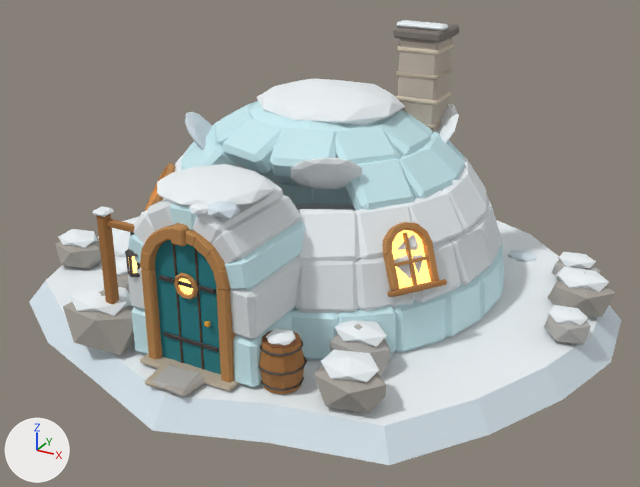
Two versions of the glTF model Models/homes/snow_dome_exterior.glb, one commit apart.
Both versions are drawn from a 50 mm lens placed at (5.02, -9.19, 4.95), pointed at (0.17, -0.37, 0.54). Lighting does not change. The marker at lower left points along +X, +Y and +Z. The first picture is the older version. Where no turn or scale is listed for an object, it has been applied to the vertices. Vertices at exactly the same position are counted once.

Objects in the first picture: 'snow_dome_exterior', 'snow_dome_exterior_roof'.
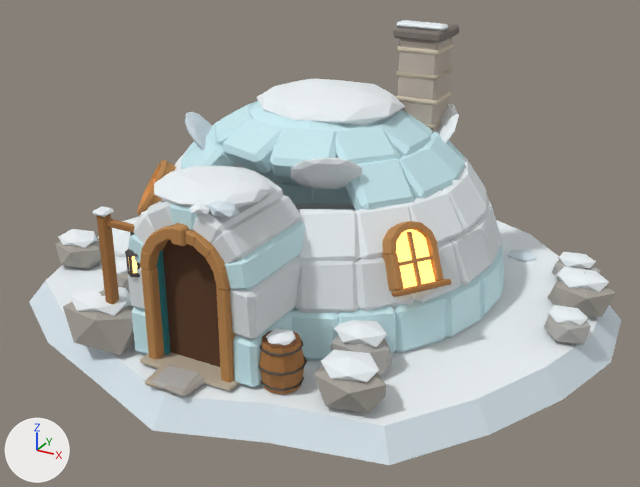
Location of each change, [x1, y1, x2, y2] in pixels of the pictures (640 x 487 px; the box of a moved part takes in the faces that stretch with it):
'part_door_leaf', added (cyan)
    after: [156, 250, 171, 355]
    faces in mat_tint_door__teal: [156, 250, 171, 355]
part 1 of me_snow_dome_exterior, moved or reshaped
    before: [392, 230, 431, 289]
    after: [396, 229, 435, 289]
part 2 of me_snow_dome_exterior, moved or reshaped
    before: [403, 232, 417, 286]
    after: [407, 232, 422, 285]
part 3 of me_snow_dome_exterior, moved or reshaped
    before: [395, 256, 429, 267]
    after: [399, 256, 433, 266]
part 4 of me_snow_dome_exterior, moved or reshaped
    before: [387, 279, 447, 297]
    after: [391, 279, 451, 297]
part 5 of me_snow_dome_exterior, rebuilt
    before: [335, 320, 387, 347]
    after: [334, 320, 387, 347]
part 6 of me_snow_dome_exterior, rebuilt (mostly hidden)
    before: [117, 274, 130, 294]
    after: [116, 272, 130, 294]
part 7 of me_snow_dome_exterior, rebuilt (not visible before)
    after: [163, 240, 220, 367]
part 8 of me_snow_dome_exterior, deleted
    before: [159, 222, 439, 370]
part 9 of me_snow_dome_exterior, reshaped
    before: [155, 164, 390, 376]
    after: [154, 166, 444, 376]
part 10 of me_snow_dome_exterior, moved or reshaped
    before: [115, 163, 176, 275]
    after: [115, 160, 176, 274]

The change, as a list of edits to the scene's bpy script:
```text
Change me_snow_dome_exterior:
    used by ob_snow_dome_exterior; location = (0.0, 0.0, 0.0)
    remove me_snow_dome_exterior.from_pydata(...)  # 3456 vertices, 6296 faces; spans x -3.68..3.72, y -3.54..3.51, z -0.32..1.99
    add me_snow_dome_exterior.from_pydata(...)  # 3318 vertices, 6024 faces; spans x -3.68..3.72, y -3.54..3.51, z -0.32..2.0
    me_snow_dome_exterior part 1: the loose piece of 22 vertices spanning x 1.5..1.93, y -1.44..-0.97, z 0.73..1.28 is moved by (0.07, -0.05, 0.04)
    me_snow_dome_exterior part 2: the loose piece of 8 vertices spanning x 1.58..1.85, y -1.3..-1.1, z 0.73..1.27 is moved by (0.07, -0.05, 0.04)
    me_snow_dome_exterior part 3: the loose piece of 8 vertices spanning x 1.57..1.87, y -1.4..-1.01, z 0.95..1.01 is moved by (0.07, -0.05, 0.04)
    me_snow_dome_exterior part 4: the loose piece of 24 vertices spanning x 1.61..2.1, y -1.61..-0.99, z 0.68..0.79 is moved by (0.07, -0.05, 0.04)
    me_snow_dome_exterior part 5: the loose piece of 12 vertices spanning x 1.19..1.78, y -2.09..-1.67, z 0.3..0.5 is rebuilt with 12 vertices and now spans x 1.18..1.78, y -2.1..-1.67, z 0.29..0.5
    me_snow_dome_exterior part 6: the loose piece of 12 vertices spanning x -2.03..-1.4, y -1.92..-1.45, z -0.11..0.43 is rebuilt with 12 vertices and now spans x -2.01..-1.37, y -1.93..-1.44, z -0.09..0.43
    me_snow_dome_exterior part 7: the loose piece of 8 vertices spanning x -0.52..0.52, y -2.65..-2.61, z 0.0..1.61 is rebuilt with 28 vertices and now spans x -0.47..0.47, y -2.71..-2.67, z 0.0..1.57
    me_snow_dome_exterior part 8: 15 loose pieces with 346 vertices, spanning x -0.34..2.0, y -2.89..-0.91, z 0.03..1.45, are deleted
    me_snow_dome_exterior part 9: 1 vertex moved within x -0.09, y -2.02, z 1.77; 102 vertices removed from x -0.59..1.81, y -2.93..-1.62, z -0.13..1.99; 266 vertices added at x -0.6..2.07, y -2.93..-0.8, z -0.09..2.0
    me_snow_dome_exterior part 10: 39 vertices moved from x -1.92..-1.37, y -1.48..-0.83, z 0.83..1.5 to x -2.0..-1.49, y -1.53..-0.91, z 0.92..1.54; 31 vertices removed from x -1.98..-1.38, y -1.89..-0.83, z 0.27..1.5; 55 vertices added at x -1.97..-1.19, y -1.88..-0.7, z 0.25..1.52
    other edits to the shape of me_snow_dome_exterior do not show in these pictures
    remove me_snow_dome_exterior.materials.append(mat_tint_door__teal)
    remove me_snow_dome_exterior.materials.append(mat_gold)
Add me_snow_dome_exterior_door_leaf:
    me_snow_dome_exterior_door_leaf.from_pydata(...)  # 222 vertices, 416 faces; spans x -0.17..0.05, y -0.01..0.79, z 0.0..1.5
    # faces by material slot: [24, 52, 88, 36, 100, 116]
    me_snow_dome_exterior_door_leaf.materials.append(mat_wood_deep)
    me_snow_dome_exterior_door_leaf.materials.append(mat_tint_door__teal)
    me_snow_dome_exterior_door_leaf.materials.append(mat_iron)
    me_snow_dome_exterior_door_leaf.materials.append(mat_glow_window)
    me_snow_dome_exterior_door_leaf.materials.append(mat_tint_trim__wood)
    me_snow_dome_exterior_door_leaf.materials.append(mat_gold)
Add ob_part_door_leaf:
    ob_part_door_leaf = bpy.data.objects.new('part_door_leaf', me_snow_dome_exterior_door_leaf)
    ob_part_door_leaf.location = (-0.4, -2.79, 0.0)
```
